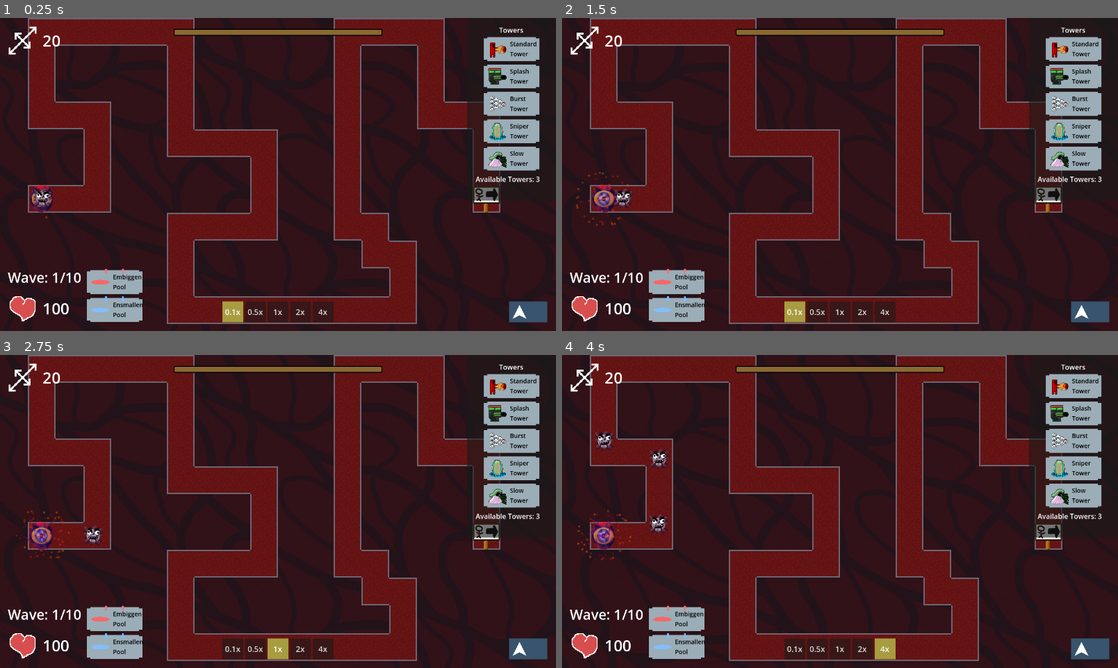
Above: before the commit, frames 1-4 (two rows, left to right).
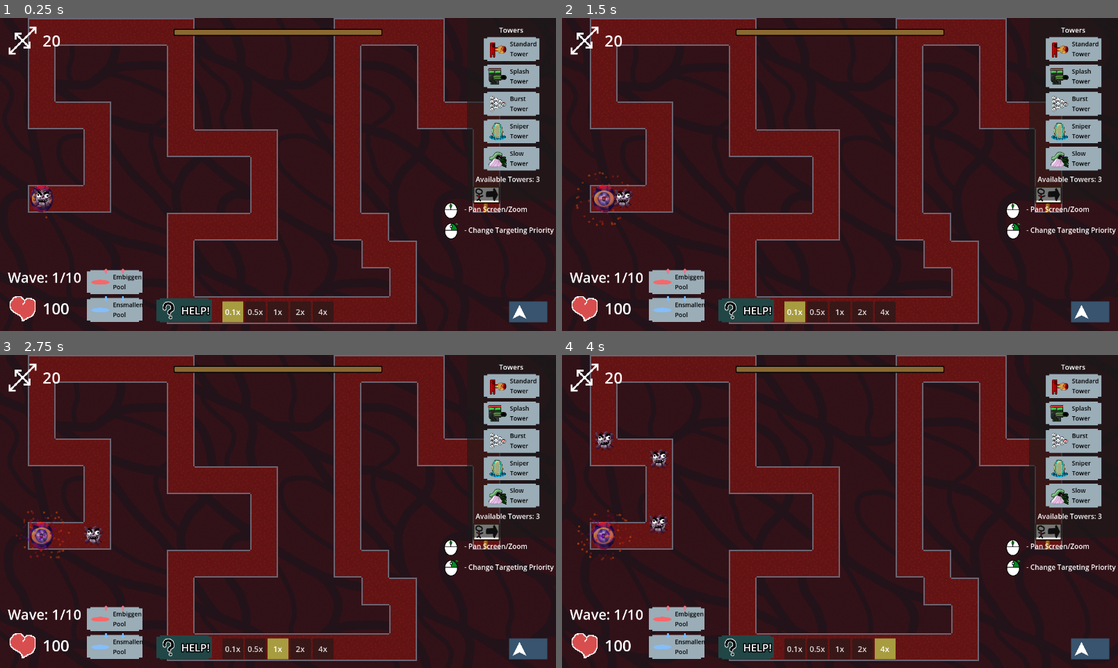
Above: after the commit, the same moments.

Repository: ladybunne/gmtk-game-jam-2024
Game: Godot game, scene res://MainScene.tscn
The game is run twice, just before and just after one commit, with the same random seed, the same clock (stepped at 60 frames per second) and the same inputs.
Inputs:
- Up to frame 1 (0.25 s): no input
- Up to frame 2 (1.5 s): click "0.5x" at 0.5 s; click "0.1x" at 1.25 s
- Up to frame 3 (2.75 s): click "1x" at 2 s
- Up to frame 4 (4 s): click "2x" at 2.75 s; click "4x" at 3.5 s

The runs differ from the first frame. In frame 1, 1.2% of the frame differs, in the area x 28-100%, y 59-98%; in frame 2, 1.2%; in frame 3, 1.2%; in frame 4, 1.2%.

Commit message:
oops all UI

Diff:
--- a/Scenes/UI/UI.tscn
+++ b/Scenes/UI/UI.tscn
@@ -6,13 +6,15 @@
 [ext_resource type="Texture2D" uid="uid://b87ge5byu3q03" path="res://Assets/Sprites/barProgress2.png" id="4_2nsox"]
 [ext_resource type="Script" path="res://Scenes/UI/ResourceBar.gd" id="4_4iij1"]
 [ext_resource type="PackedScene" uid="uid://bne2y7benlta3" path="res://Scenes/UI/SpeedControlUI.tscn" id="6_4y3xo"]
-[ext_resource type="PackedScene" uid="uid://datu6fcwhci0d" path="res://Scenes/UI/BigcraftUI.tscn" id="7_cqopu"]
+[ext_resource type="PackedScene" path="res://Scenes/UI/BigcraftUI.tscn" id="7_cqopu"]
 [ext_resource type="PackedScene" uid="uid://bqe0ghafx8o7c" path="res://Scenes/UI/TowerInfoUI.tscn" id="8_j376u"]
 [ext_resource type="PackedScene" uid="uid://dw0t4n08wc5g5" path="res://GameThings/TowerButton.tscn" id="9_0k1bh"]
-[ext_resource type="PackedScene" path="res://Scenes/UI/BaseHealthUI.tscn" id="9_8ccqo"]
+[ext_resource type="PackedScene" uid="uid://cejavfnvbjrkf" path="res://Scenes/UI/BaseHealthUI.tscn" id="9_8ccqo"]
+[ext_resource type="PackedScene" uid="uid://c847sapy47grg" path="res://Scenes/UI/HelpUI.tscn" id="10_qhr12"]
 [ext_resource type="Script" path="res://GameThings/TowerResources/TowerData.gd" id="11_2auba"]
 [ext_resource type="Texture2D" uid="uid://cch01smarx0me" path="res://Assets/Sprites/Towers/standardTower.png" id="11_a81nn"]
 [ext_resource type="Resource" uid="uid://bwmbm3j4cnijd" path="res://GameThings/TowerResources/SplashTower.tres" id="11_dfxxo"]
+[ext_resource type="PackedScene" uid="uid://bqck1unkaqlgd" path="res://Scenes/UI/HelpDismissButton.tscn" id="11_r3x6n"]
 [ext_resource type="Resource" uid="uid://b3w47aflwvwyn" path="res://GameThings/TowerResources/CapacityTower.tres" id="12_36bk1"]
 [ext_resource type="Texture2D" uid="uid://bbq5xgac2stx0" path="res://Assets/Sprites/blueSquare.png" id="12_epqg0"]
 [ext_resource type="Texture2D" uid="uid://c7wsooxicpfxa" path="res://Assets/Sprites/handle2.png" id="12_wid68"]
@@ -27,8 +29,10 @@
 [ext_resource type="Texture2D" uid="uid://dhmdwkoxawxry" path="res://Assets/Particles/ArrowUp.png" id="23_nj3tm"]
 [ext_resource type="Texture2D" uid="uid://dvunoxdnbtmmh" path="res://Assets/Particles/smolpool.png" id="24_5gaqn"]
 [ext_resource type="Texture2D" uid="uid://kl0d6c5412nd" path="res://Assets/Particles/DownArrow.png" id="25_vvee0"]
-
-[sub_resource type="Resource" id="Resource_aoysc"]
+[ext_resource type="Texture2D" uid="uid://cyl5bwyloriks" path="res://Assets/Sprites/Help/middleClick.png" id="30_3cxch"]
+[ext_resource type="Texture2D" uid="uid://bgdqui2v8175b" path="res://Assets/Sprites/Help/rightClick.png" id="31_475rf"]
+
+[sub_resource type="Resource" id="Resource_54jxr"]
 resource_local_to_scene = true
 script = ExtResource("11_2auba")
 damage = 5.0
@@ -356,6 +360,42 @@
 [node name="EndScreenUI" parent="." instance=ExtResource("17_icfck")]
 visible = false
 
+[node name="HelpUI" parent="." node_paths=PackedStringArray("helpImageButton") instance=ExtResource("10_qhr12")]
+helpImageButton = NodePath("../HelpDismissButton")
+
+[node name="HelpDismissButton" parent="." instance=ExtResource("11_r3x6n")]
+
+[node name="CanvasLayer" type="CanvasLayer" parent="."]
+
+[node name="RichTextLabel" type="RichTextLabel" parent="CanvasLayer"]
+offset_left = 1069.0
+offset_top = 428.0
+offset_right = 1319.0
+offset_bottom = 548.0
+theme_override_constants/line_separation = -7
+bbcode_enabled = true
+text = "- Pan Screen/Zoom
+
+
+- Change Targeting Priority
+"
+
+[node name="TextureRect" type="TextureRect" parent="CanvasLayer"]
+offset_left = 1019.0
+offset_top = 424.0
+offset_right = 1147.0
+offset_bottom = 552.0
+scale = Vector2(0.3, 0.3)
+texture = ExtResource("30_3cxch")
+
+[node name="TextureRect2" type="TextureRect" parent="CanvasLayer"]
+offset_left = 1019.0
+offset_top = 471.0
+offset_right = 1147.0
+offset_bottom = 599.0
+scale = Vector2(0.3, 0.3)
+texture = ExtResource("31_475rf")
+
 [editable path="TowerCreateUI/Panel/Container/Button"]
 [editable path="TowerCreateUI/Panel/Container/Button2"]
 [editable path="TowerCreateUI/Panel/Container/Button3"]
Not shown: 6 places in Scenes/UI/UI.tscn that only renumber resources
